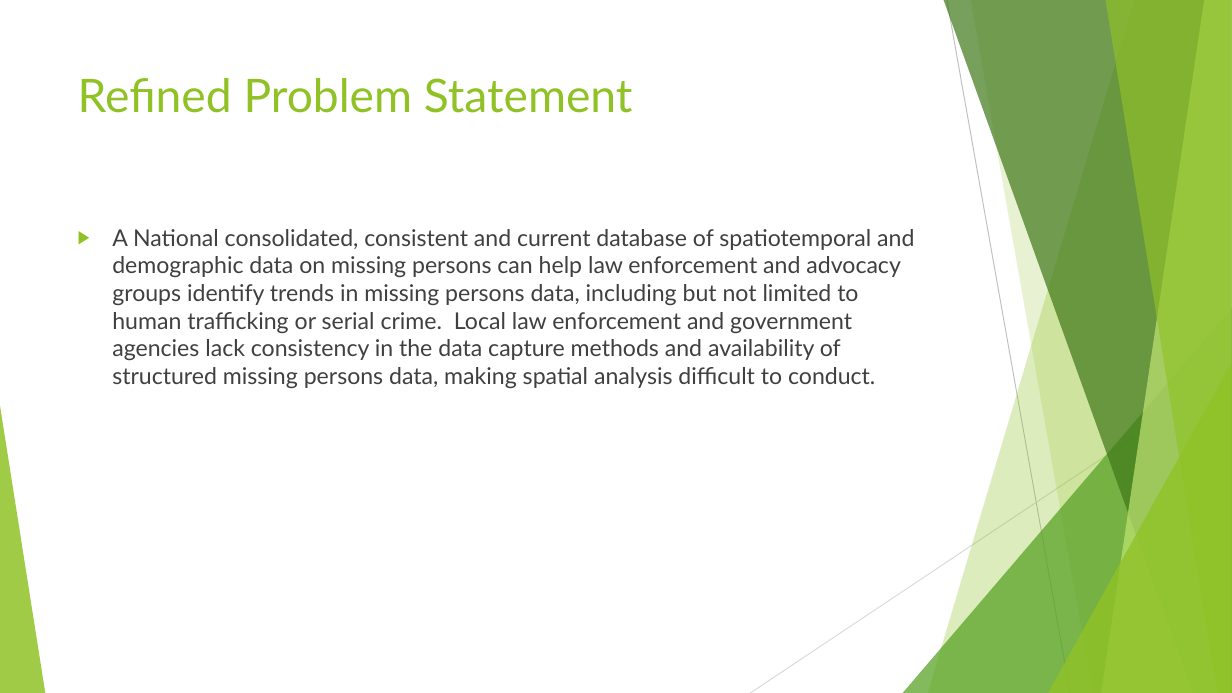
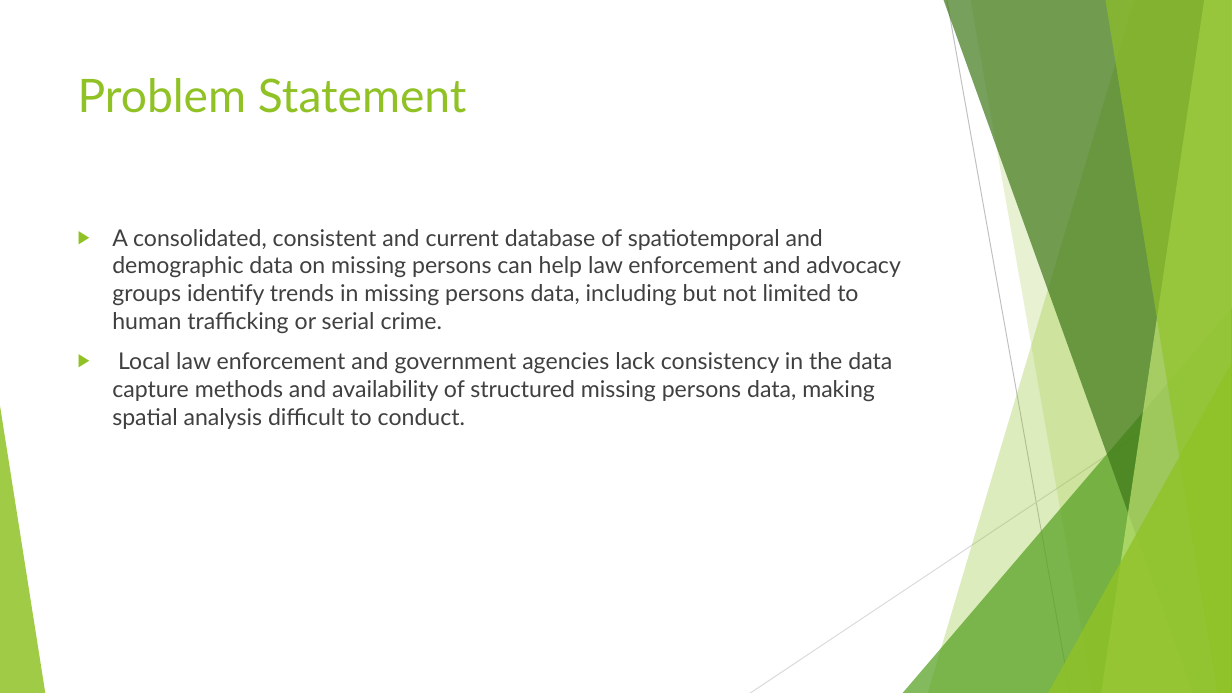
Before and after one commit to NelsonFoster/Data-Science-Capstone, a slide deck: slide 3 of Documentation/MidtermPresentation07182019.pptx. Drawn at 1232x693 pixels with LibreOffice and Linux fonts; fonts in the diff are those of the drawing. Boxes give left, top, right and bottom in pixels: in the first picture for what was removed or moved away, otherwise in the second. Text is boxed around its words. In the diff, an @@ line names an element or a change of style, - is before the commit and + after.

```diff
--- a/Documentation/MidtermPresentation07182019.pptx
+++ b/Documentation/MidtermPresentation07182019.pptx
@@ title at box(78, 78, 466, 113): text changed @@
-Refined Problem Statement
+Problem Statement
@@ text at box(112, 229, 901, 429): text changed @@
-▶ A National consolidated, consistent and current database of spatiotemporal and demographic data on missing persons can help law enforcement and advocacy groups identify trends in missing persons data, including but not limited to human trafficking or serial crime. Local law enforcement and government agencies lack consistency in the data capture methods and availability of structured missing persons data, making spatial analysis difficult to conduct.
+▶ A consolidated, consistent and current database of spatiotemporal and demographic data on missing persons can help law enforcement and advocacy groups identify trends in missing persons data, including but not limited to human trafficking or serial crime.
+▶ Local law enforcement and government agencies lack consistency in the data capture methods and availability of structured missing persons data, making spatial analysis difficult to conduct.
```
Also in this commit, not shown: 3 other slides changed, 6 slides added, 2 slides removed, 5 other files.
